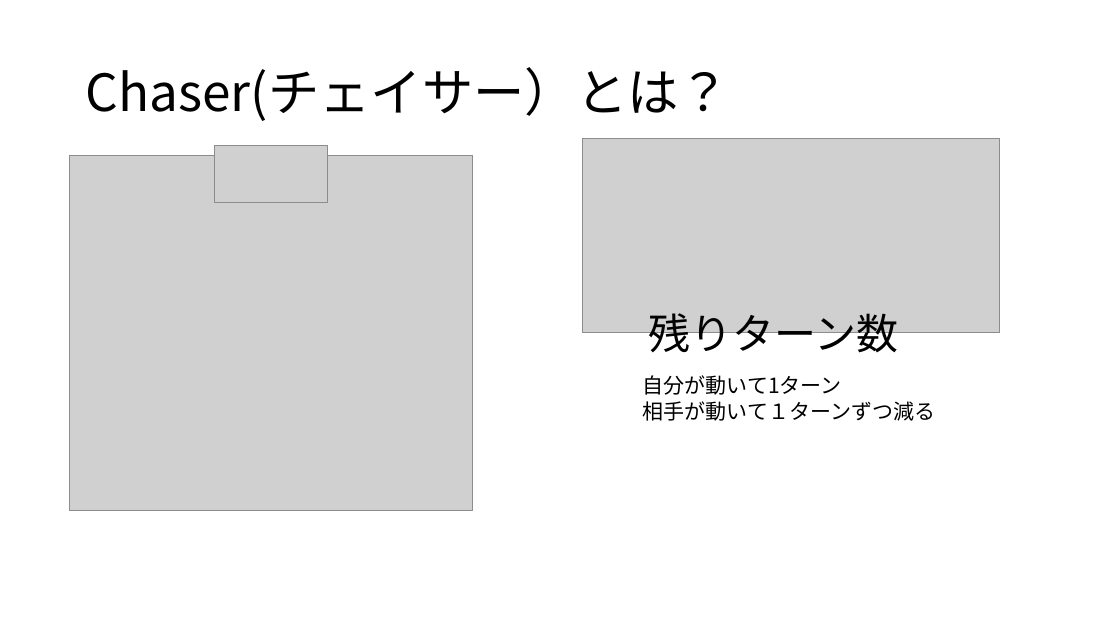
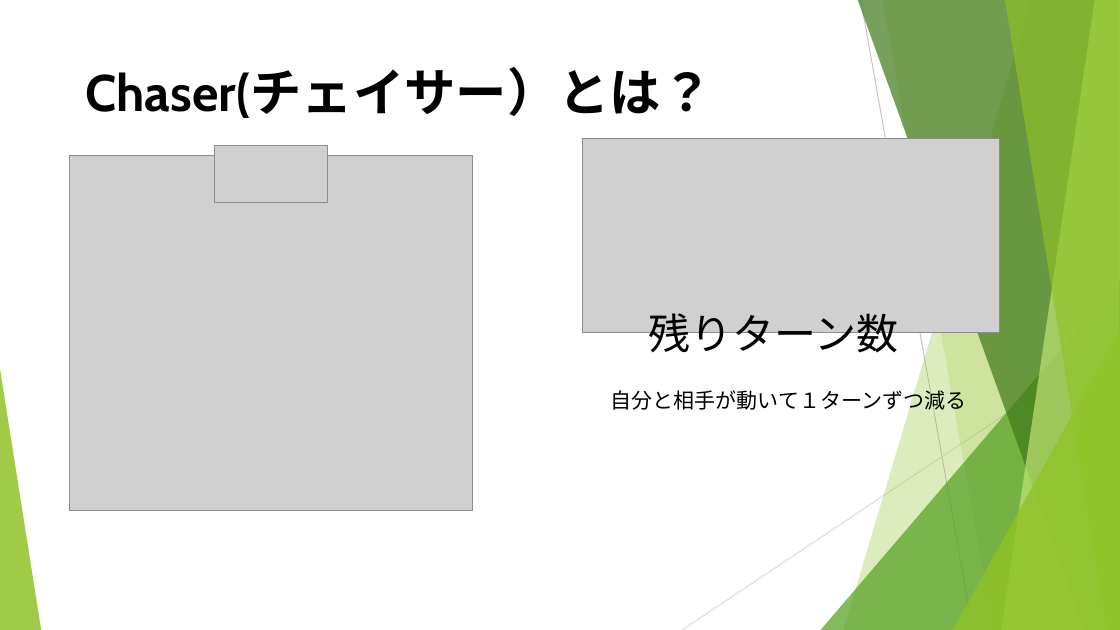
Before and after one commit to noko1024/ChaserDoc, a slide deck: slide 6 of New_U-16.pptx. Drawn at 1120x630 pixels with LibreOffice and Linux fonts; fonts in the diff are those of the drawing; grey boxes stand for pictures. Boxes give left, top, right and bottom in pixels: in the first picture for what was removed or moved away, otherwise in the second. Text is boxed around its words. In the diff, an @@ line names an element or a change of style, - is before the commit and + after.

```diff
--- a/New_U-16.pptx
+++ b/New_U-16.pptx
@@ text "Chaser(チェイサー）とは？" at bbox=[85, 67, 712, 118]: font Noto Sans CJK JP to Cabin, bold on @@
@@ text "残りターン数" at bbox=[649, 313, 899, 360]: font Noto Sans CJK JP to Cabin @@
@@ group added at bbox=[0, 0, 1120, 630]: 5 freeform shapes, 3 triangles, 2 lines @@
@@ text at bbox=[611, 387, 966, 413]: text changed; font Noto Sans CJK JP to Cabin @@
-自分が動いて1ターン
-相手が動いて１ターンずつ減る
+自分と相手が動いて１ターンずつ減る
```
Also in this commit, not shown: 15 other slides changed, 6 slides added.
